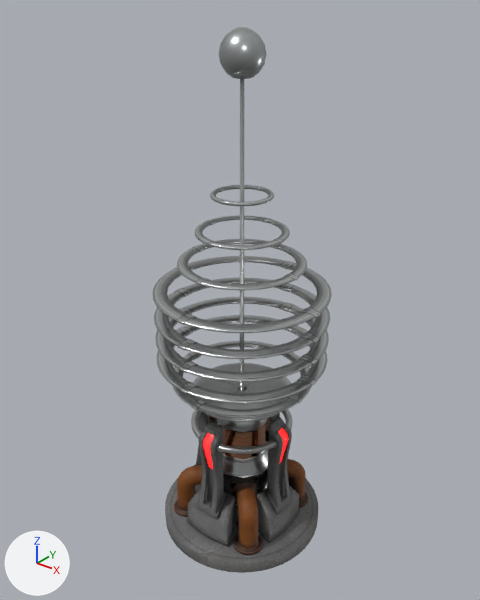
Before and after pictures for a commit that changed the FBX model Assets/KurekhinCenter/ConcertHall/RAZMOTCHIKI KATUSHEK/TeslaCoil/TeslaColiBig.fbx.
Rendered twice from a 50 mm camera at (10.6, -13.34, 16.15) aimed at (-0.13, 0.07, 7.83). The lights are fixed; the arrows at lower left show +X, +Y and +Z. Where no turn or scale is listed for an object, it has been applied to the vertices.

In view in the first picture: 'TeslaColiForDancer'.
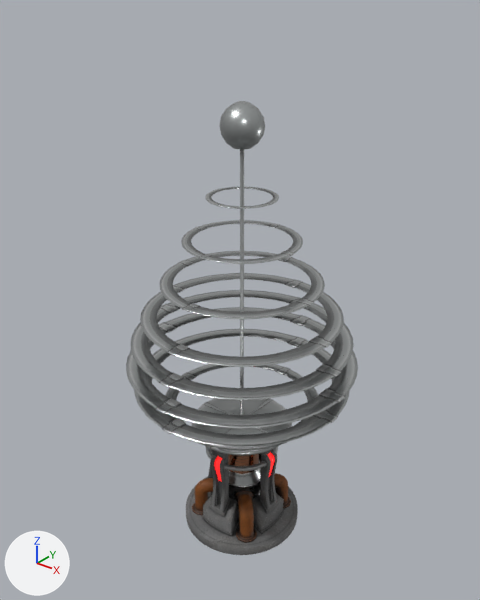
The change, as a diff of the scene's bpy script:
```diff
--- a/Assets/KurekhinCenter/ConcertHall/RAZMOTCHIKI KATUSHEK/TeslaCoil/TeslaColiBig.fbx.py
+++ b/Assets/KurekhinCenter/ConcertHall/RAZMOTCHIKI KATUSHEK/TeslaCoil/TeslaColiBig.fbx.py
@@ me_mainbody_low_002 @@
-me_mainbody_low_002.from_pydata(...)  # 9116 vertices, 8805 faces; spans x -2.5..2.5, y -2.5..2.5, z 0.0..15.1
+me_mainbody_low_002.from_pydata(...)  # 9116 vertices, 8805 faces; spans x -3.4..3.4, y -3.4..3.4, z 0.0..13.4
+# me_mainbody_low_002 part 1: the loose piece of 144 vertices spanning x -2.5..2.5, y -2.5..2.5, z 0.0..0.4 is scaled about the mesh origin by 0.733
+# me_mainbody_low_002 part 2: the loose piece of 162 vertices spanning x -0.6..0.6, y -0.6..0.6, z 13.9..15.1 is moved by (0.0, 0.0, -1.7)
+# me_mainbody_low_002 part 3: the loose piece of 72 vertices spanning x 1.0..1.9, y -0.9..0.9, z 0.4..1.7 is scaled about the mesh origin by 0.733
+# me_mainbody_low_002 part 4: the loose piece of 12 vertices spanning x 1.4..1.7, y -0.2..0.2, z 2.8..4.1 is scaled about the mesh origin by 0.733
+# me_mainbody_low_002 part 5: the loose piece of 222 vertices spanning x 0.3..1.7, y -1.7..-0.3, z 0.4..2.1 is scaled about the mesh origin by 0.733
+# me_mainbody_low_002 part 6: the loose piece of 72 vertices spanning x -1.9..-1.0, y -0.9..0.9, z 0.4..1.7 is scaled about the mesh origin by 0.733
+# me_mainbody_low_002 part 7: the loose piece of 72 vertices spanning x -0.9..0.9, y -1.9..-1.0, z 0.4..1.7 is scaled about the mesh origin by 0.733
+# me_mainbody_low_002 part 8: the loose piece of 12 vertices spanning x -0.2..0.2, y -1.7..-1.4, z 2.8..4.1 is scaled about the mesh origin by 0.733
+# me_mainbody_low_002 part 9: the loose piece of 297 vertices spanning x -1.7..-1.2, y -0.4..0.4, z 1.2..4.3 is scaled about the mesh origin by 0.733
+# me_mainbody_low_002 part 10: the loose piece of 297 vertices spanning x -0.4..0.4, y -1.7..-1.2, z 1.2..4.3 is scaled about the mesh origin by 0.733
+# me_mainbody_low_002 part 11: the loose piece of 272 vertices spanning x -1.6..-0.3, y -1.6..-0.3, z 3.6..3.9 is scaled about the mesh origin by 0.733
+# me_mainbody_low_002 part 12: the loose piece of 297 vertices spanning x 1.2..1.7, y -0.4..0.4, z 1.2..4.3 is scaled about the mesh origin by 0.733
+# me_mainbody_low_002 part 13: the loose piece of 272 vertices spanning x 0.3..1.6, y -1.6..-0.3, z 3.6..3.9 is scaled about the mesh origin by 0.733
+# me_mainbody_low_002 part 14: the loose piece of 297 vertices spanning x -0.4..0.4, y 1.2..1.7, z 1.2..4.3 is scaled about the mesh origin by 0.733
+# me_mainbody_low_002 part 15: the loose piece of 272 vertices spanning x 0.3..1.6, y 0.3..1.6, z 3.6..3.9 is scaled about the mesh origin by 0.733
+# me_mainbody_low_002 part 16: the loose piece of 222 vertices spanning x 0.3..1.7, y 0.3..1.7, z 0.4..2.1 is scaled about the mesh origin by 0.733
+# me_mainbody_low_002 part 17: the loose piece of 222 vertices spanning x -1.7..-0.3, y -1.7..-0.3, z 0.4..2.1 is scaled about the mesh origin by 0.733
+# me_mainbody_low_002 part 18: the loose piece of 660 vertices spanning x -1.6..1.6, y -1.6..1.6, z 4.8..4.9 is moved by (0.0, 0.0, -1.2)
+# me_mainbody_low_002 part 19: the loose piece of 540 vertices spanning x -2.1..2.1, y -2.1..2.1, z 5.3..5.4 is scaled about its middle by (1.13, 1.13, 0.317), then moved by (0.0, 0.0, -0.9)
+# me_mainbody_low_002 part 20: 3780 of 9116 vertices moved; they spanned x -2.5..2.5, y -2.5..2.5, z 6.1..11.0 and now span x -3.4..3.4, y -3.4..3.4, z 5.2..10.9; mean shift (0.0, 0.0, -0.6); largest move (2.5, -0.1, 6.8) -> (3.4, -0.1, 6.0)
+# me_mainbody_low_002 part 21: 330 of 9116 vertices moved; they spanned x -1.0..1.0, y -1.0..1.0, z 0.4..14.0 and now span x -0.7..0.7, y -0.7..0.7, z 0.3..12.3; mean shift (0.0, 0.0, -0.9); largest move (-0.1, 0.0, 14.0) -> (-0.1, 0.0, 12.3)
 me_mainbody_low_002.materials.append(mat_teslacoil_001)
```

What differs and where, as boxes [x1, y1, x2, y2] in the pictures (480 x 600 px; the box of a moved part takes in the faces that stretch with it):
'TeslaColiForDancer', reshaped (29% wider, 17% shorter)
    before: [153, 27, 332, 573]
    after: [126, 101, 358, 555]
part 1 of me_mainbody_low_002, moved or reshaped
    before: [165, 478, 318, 573]
    after: [186, 476, 298, 555]
part 2 of me_mainbody_low_002, moved or reshaped
    before: [219, 27, 266, 79]
    after: [219, 101, 265, 149]
part 3 of me_mainbody_low_002, moved or reshaped
    before: [256, 486, 300, 543]
    after: [252, 493, 284, 534]
part 4 of me_mainbody_low_002, moved or reshaped
    before: [278, 428, 289, 464]
    after: [268, 452, 275, 477]
part 5 of me_mainbody_low_002, moved or reshaped
    before: [233, 482, 263, 555]
    after: [235, 491, 257, 543]
part 6 of me_mainbody_low_002, moved or reshaped
    before: [195, 484, 201, 493]
    after: [208, 492, 213, 499]
part 7 of me_mainbody_low_002, moved or reshaped
    before: [187, 488, 237, 547]
    after: [202, 494, 239, 537]
part 8 of me_mainbody_low_002, moved or reshaped
    before: [203, 433, 214, 469]
    after: [214, 456, 222, 482]
part 9 of me_mainbody_low_002, moved or reshaped
    before: [194, 412, 218, 466]
    after: [207, 450, 216, 478]
part 10 of me_mainbody_low_002, moved or reshaped
    before: [197, 420, 226, 520]
    after: [209, 451, 230, 517]
part 11 of me_mainbody_low_002, moved or reshaped
    before: [191, 409, 202, 439]
    after: [206, 447, 214, 460]
part 12 of me_mainbody_low_002, moved or reshaped
    before: [265, 415, 293, 514]
    after: [259, 449, 278, 514]
part 13 of me_mainbody_low_002, moved or reshaped
    before: [217, 440, 277, 454]
    after: [224, 461, 267, 471]
part 14 of me_mainbody_low_002, moved or reshaped
    before: [266, 413, 280, 442]
    after: [259, 453, 261, 462]
part 15 of me_mainbody_low_002, moved or reshaped
    before: [282, 409, 292, 430]
    after: [273, 447, 278, 454]
part 16 of me_mainbody_low_002, moved or reshaped
    before: [287, 459, 309, 508]
    after: [274, 473, 291, 509]
part 17 of me_mainbody_low_002, moved or reshaped
    before: [174, 465, 202, 517]
    after: [192, 478, 213, 515]
part 18 of me_mainbody_low_002, moved or reshaped
    before: [193, 363, 291, 422]
    after: [192, 398, 292, 456]
part 19 of me_mainbody_low_002, moved or reshaped
    before: [172, 341, 311, 418]
    after: [165, 364, 319, 451]
part 20 of me_mainbody_low_002, moved or reshaped
    before: [153, 185, 332, 404]
    after: [126, 187, 358, 447]
part 21 of me_mainbody_low_002, moved or reshaped
    before: [217, 79, 268, 524]
    after: [228, 149, 261, 521]
